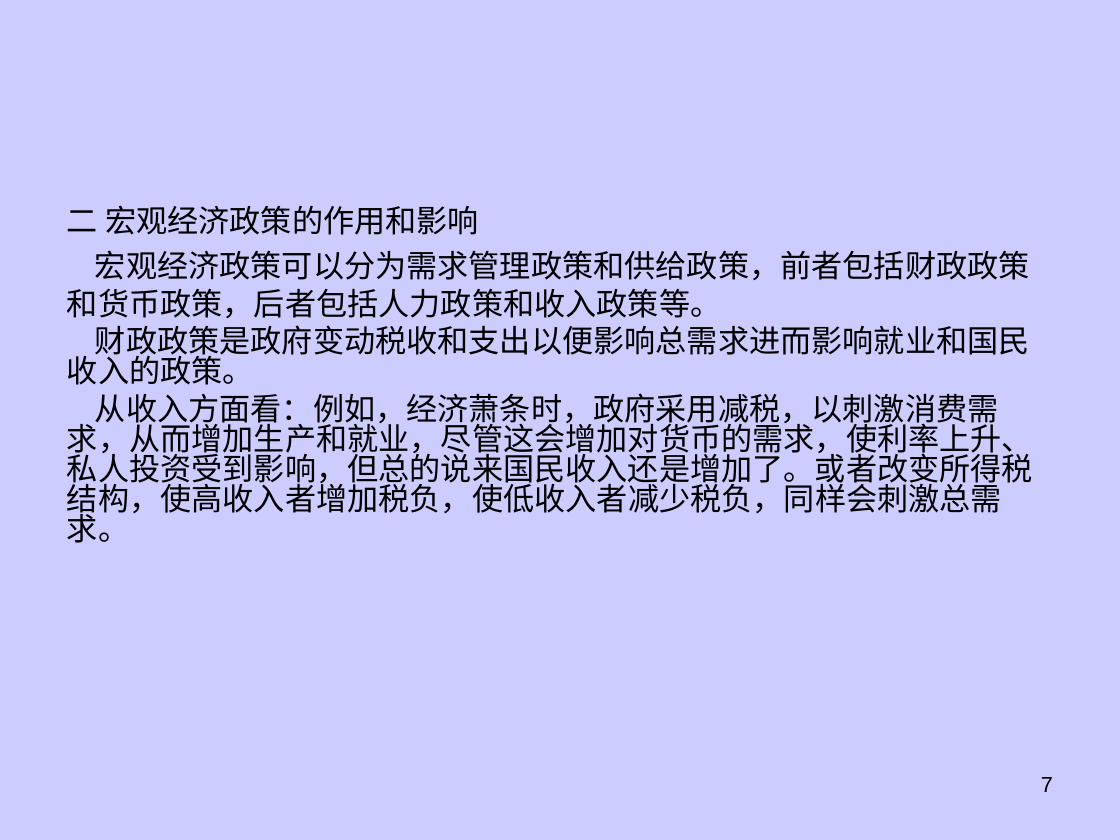
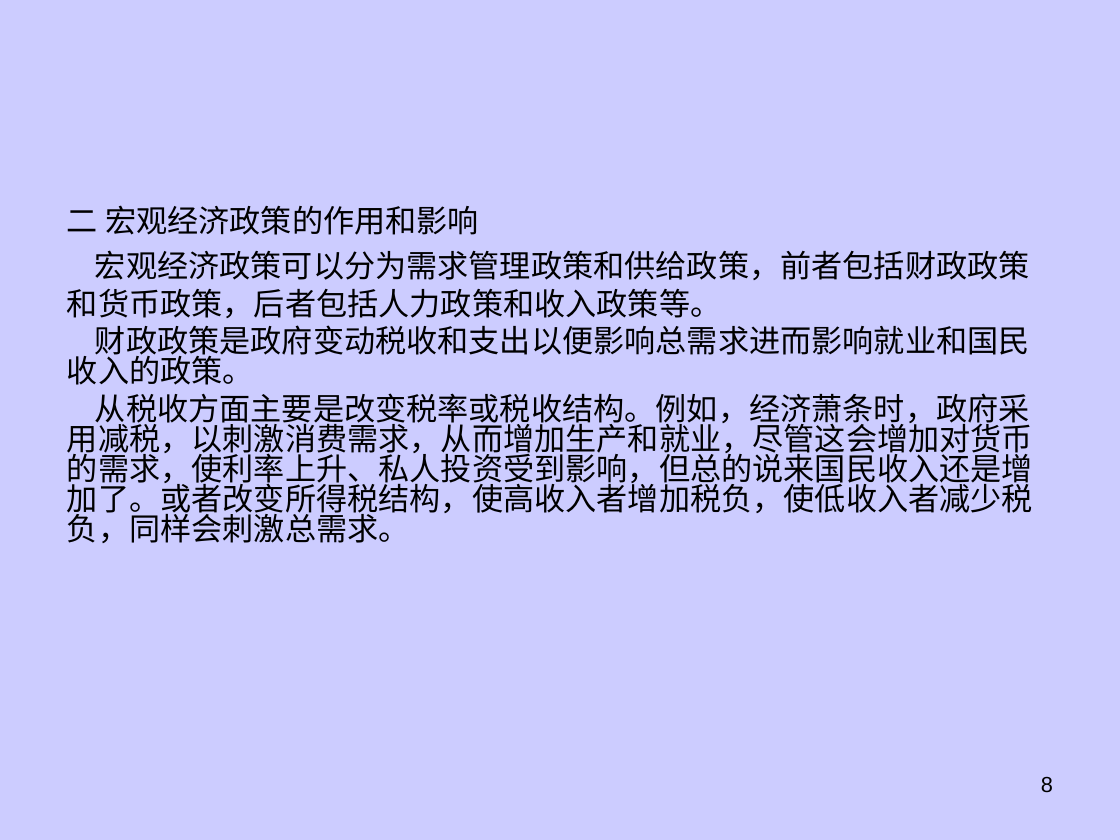
Before and after one commit to dhndzwxj/Teaching_assistant, a slide deck: slide 8 of 宏观原理课件/第6章宏观经济政策新.ppt (slide 7 before the commit). Drawn at 1120x840 pixels with LibreOffice and Linux fonts; fonts in the diff are those of the drawing. Boxes give left, top, right and bottom in pixels: in the first picture for what was removed or moved away, otherwise in the second. Text is boxed around its words. In the diff, an @@ line names an element or a change of style, - is before the commit and + after.

```diff
--- a/宏观原理课件/第6章宏观经济政策新.ppt
+++ b/宏观原理课件/第6章宏观经济政策新.ppt
@@ text at <box>67,393,1033,543</box>: text changed @@
-从收入方面看：例如，经济萧条时，政府采用减税，以刺激消费需求，从而增加生产和就业，尽管这会增加对货币的需求，使利率上升、私人投资受到影响，但总的说来国民收入还是增加了。或者改变所得税结构，使高收入者增加税负，使低收入者减少税负，同样会刺激总需求。
+从税收方面主要是改变税率或税收结构。例如，经济萧条时，政府采用减税，以刺激消费需求，从而增加生产和就业，尽管这会增加对货币的需求，使利率上升、私人投资受到影响，但总的说来国民收入还是增加了。或者改变所得税结构，使高收入者增加税负，使低收入者减少税负，同样会刺激总需求。
@@ page number at <box>1041,776,1053,793</box>: text changed @@
-7
+8
```
Also in this commit, not shown: 41 other slides changed, 11 slides added, 4 slides removed, 2 other files.
